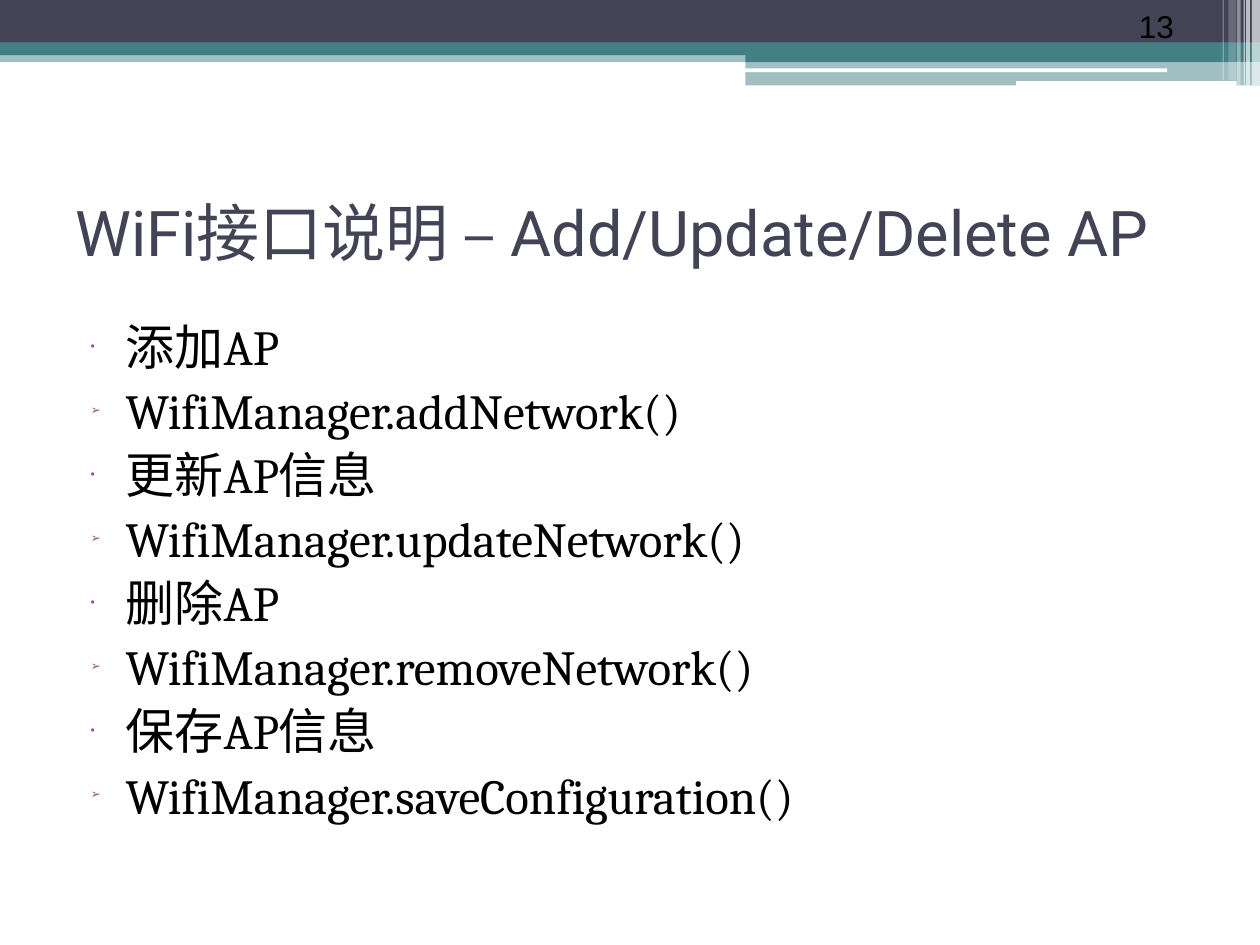
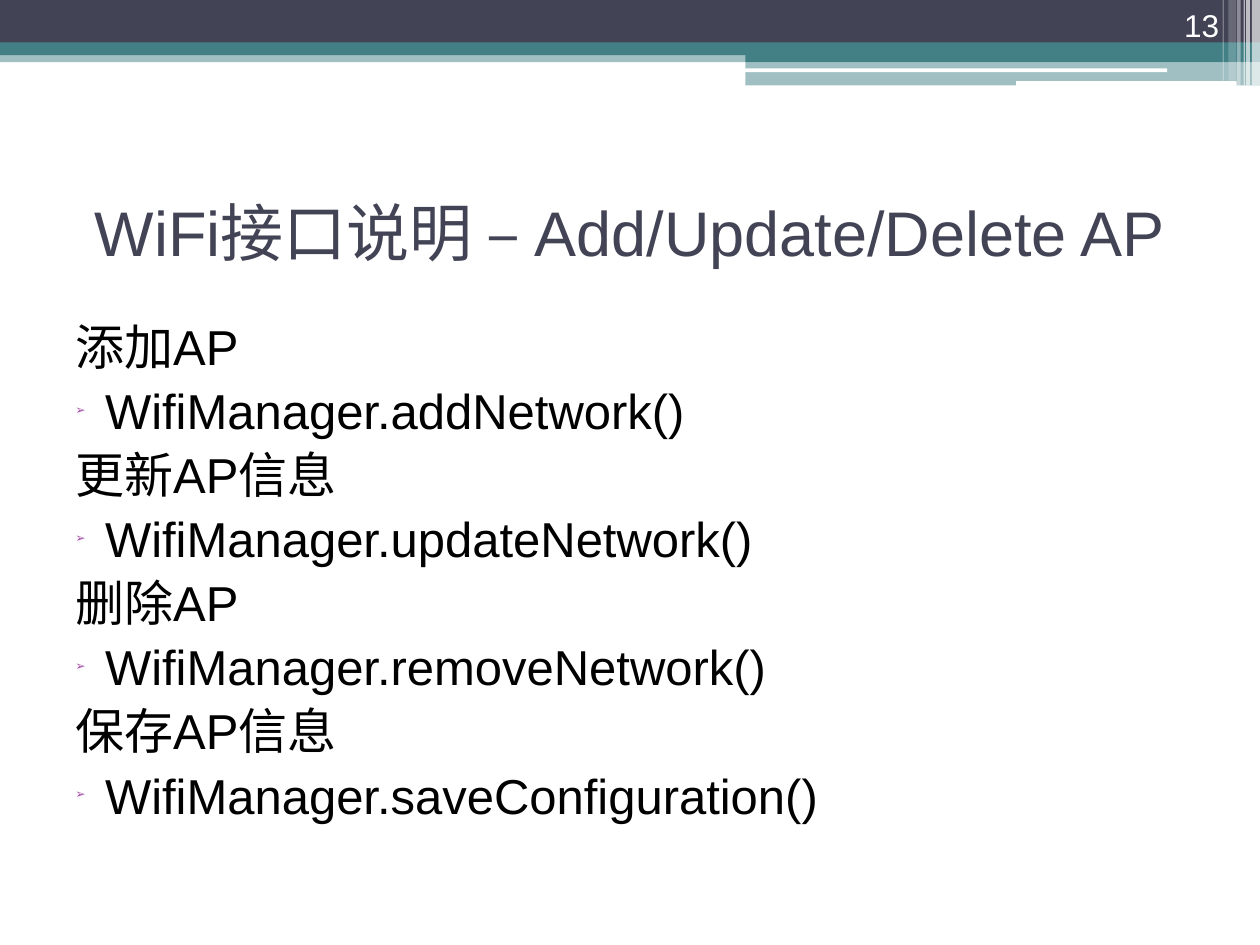
Before and after one commit to ychmax/MyDevelopBase, a slide deck: slide 13 of 第12章 网络数据传输/12.3 Wifi管理类/12.3 Wifi管理类.ppt. Drawn at 1260x945 pixels with LibreOffice and Linux fonts; fonts in the diff are those of the drawing. Boxes give left, top, right and bottom in pixels: in the first picture for what was removed or moved away, otherwise in the second. Text is boxed around its words. In the diff, an @@ line names an element or a change of style, - is before the commit and + after.

```diff
--- a/第12章 网络数据传输/12.3 Wifi管理类/12.3 Wifi管理类.ppt
+++ b/第12章 网络数据传输/12.3 Wifi管理类/12.3 Wifi管理类.ppt
@@ page number at box(1184, 15, 1219, 38): text colour #000000 to #FFFFFF; alignment left to right; vertical alignment top to bottom @@
@@ title "WiFi接口说明 – Add/Update/Delete AP" at box(95, 206, 1165, 267): font Roboto to Arial; alignment left to centre @@
@@ text "添加AP" at box(75, 324, 818, 824): font Cambria to Arial; bullet • to none; indent changed @@
```
Also in this commit, not shown: 14 other slides changed, 6 other files.
